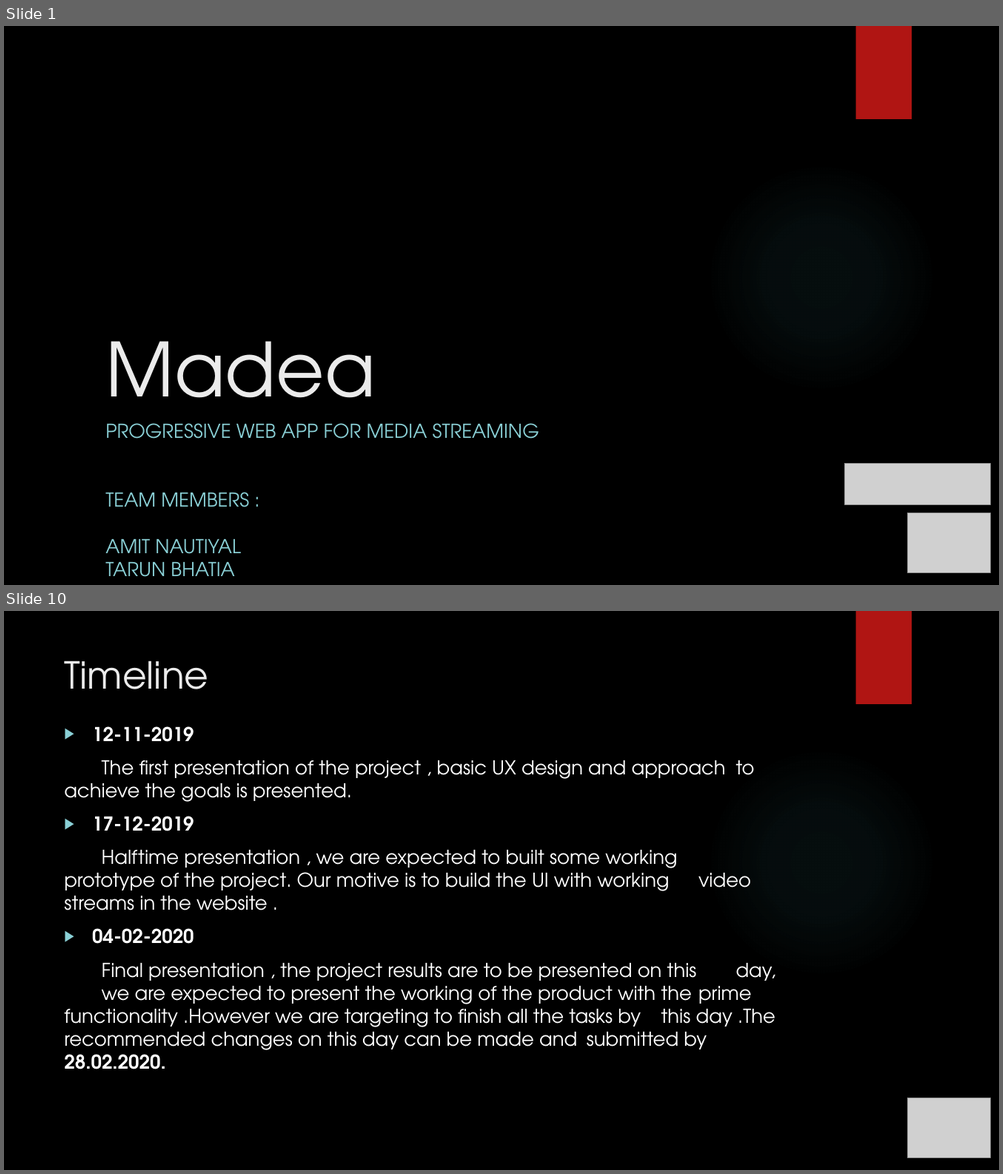
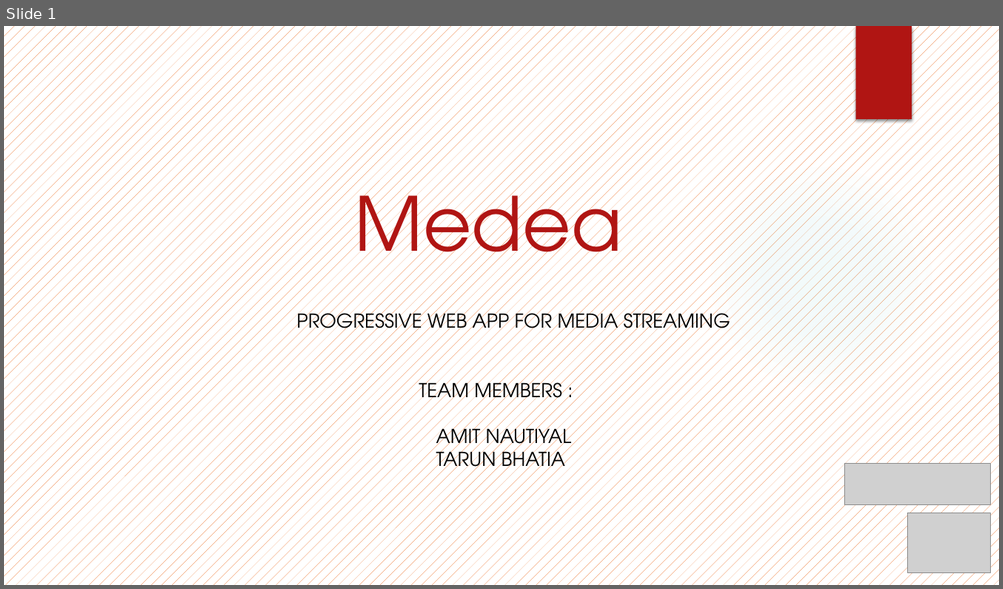
Before and after one commit to NautiyalAmit/Medea, a slide deck: MadeaPresentation_1.pptx. Shown one above the other, each under a label of ours: slides 1 and 10 before the commit, slide 1 after it; the slides between them are not shown. The pictures are 1003x1174 and 1003x589 pixels, drawn with LibreOffice and Linux fonts; fonts in the diff are those of the drawing; grey boxes stand for pictures; background and template pictures are left out. Boxes give left, top, right and bottom in pixels: in the first picture for what was removed or moved away, otherwise in the second. Text is boxed around its words. In the diff, an @@ line names an element or a change of style, - is before the commit and + after.

```diff
--- a/MadeaPresentation_1.pptx
+++ b/MadeaPresentation_1.pptx
@@ slide 10 removed at <box>4,611,999,1170</box>, background picture (left out); not listed: 2 template elements that a slide beside it also shows @@
@@ title removed at <box>64,661,208,689</box> @@
-Timeline
@@ text removed at <box>64,726,776,1070</box> @@
-▶ 12-11-2019
-The first presentation of the project , basic UX design and approach to achieve the goals is presented.
-▶ 17-12-2019
-Halftime presentation , we are expected to built some working prototype of the project. Our motive is to build the UI with working video streams in the website .
-▶ 04-02-2020
-Final presentation , the project results are to be presented on this day, we are expected to present the working of the product with the prime functionality .However we are targeting to finish all the tasks by this day .The recommended changes on this day can be made and submitted by 28.02.2020.
@@ picture removed at <box>908,1098,990,1159</box> @@
@@ slide 1 changed as well @@
@@ background picture (left out) to pattern #EA6312 on #FFFFFF @@
@@ title at <box>354,173,622,285</box>: text changed; text colour #EBEBEB to #B01513 @@
-Madea
+Medea
@@ subtitle "PROGRESSIVE WEB APP FOR MEDIA ...": place and size @@
-subtitle "PROGRESSIVE WEB APP FOR MEDIA ..." at <box>105,423,539,577</box>
+subtitle "PROGRESSIVE WEB APP FOR MEDIA ..." at <box>296,309,730,475</box>
@@ subtitle "PROGRESSIVE WEB APP FOR MEDIA ..." at <box>296,309,730,475</box>: text colour #8AD0D6 to #000000 @@
```
Also in this commit, not shown: 2 slides added, 10 other slides removed, 47 other files.
